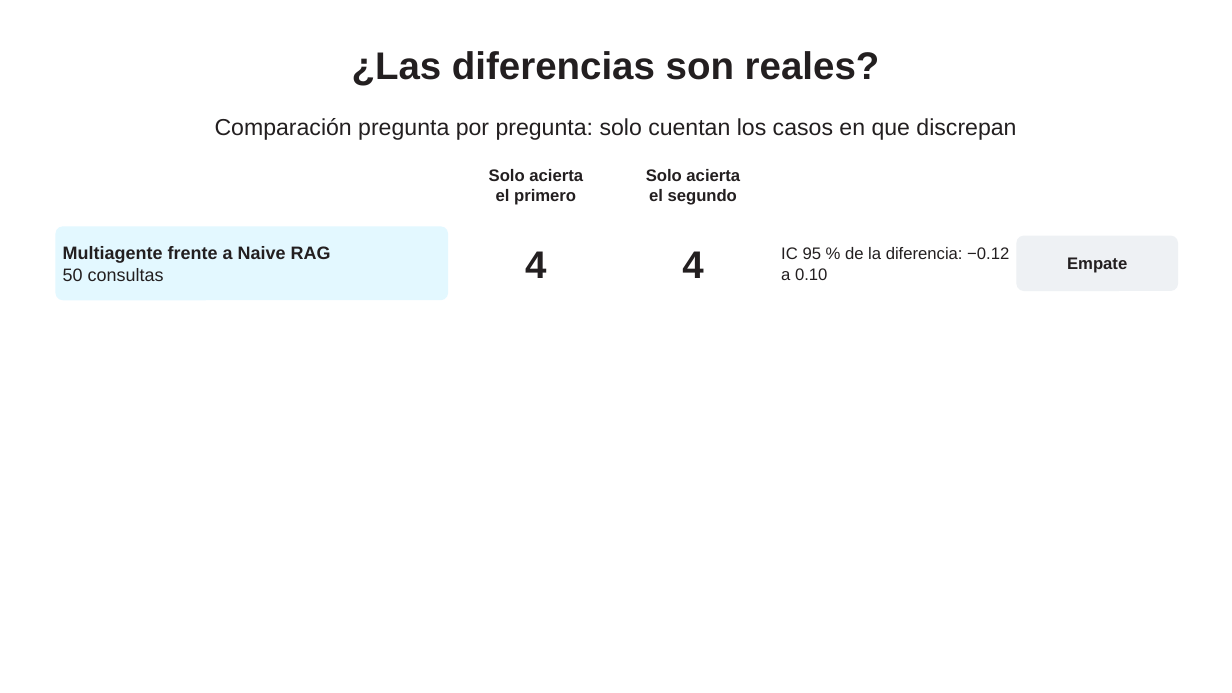
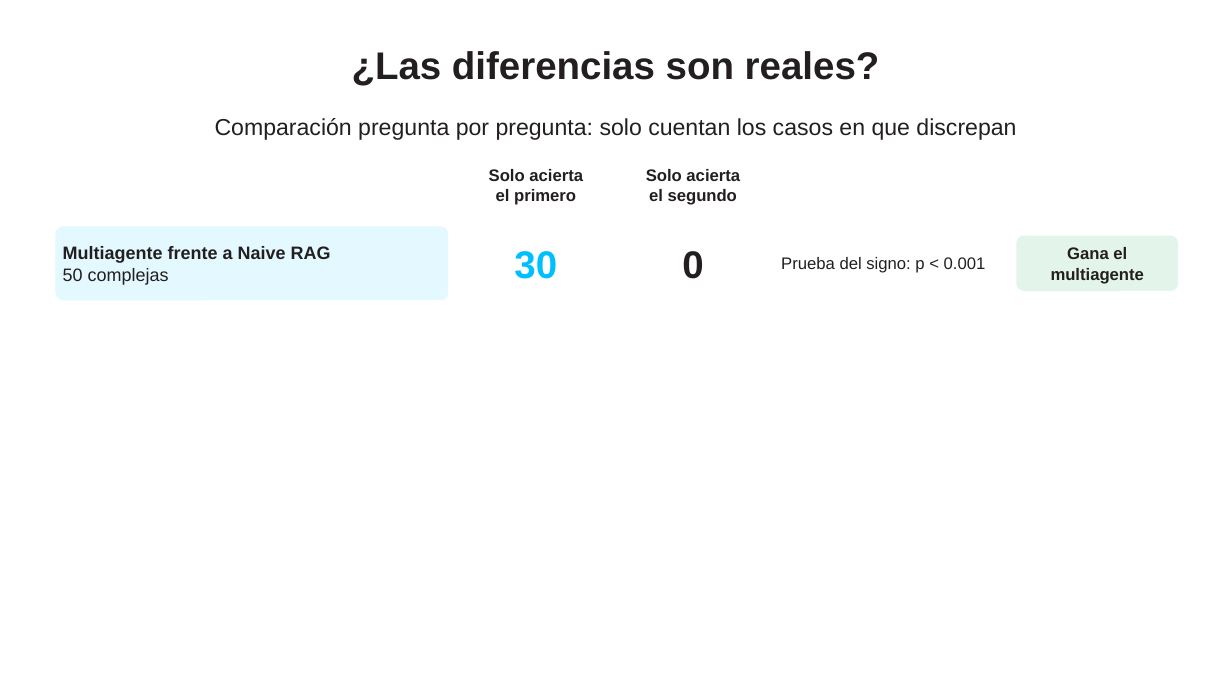
Before and after one commit to ricardoamiel/auditor-react, a slide deck: slide 71 of presentacion/Presentacion_Auditor_ReAct.pptx. Drawn at 1232x693 pixels with LibreOffice and Linux fonts; fonts in the diff are those of the drawing; background and template pictures are left out. Boxes give left, top, right and bottom in pixels: in the first picture for what was removed or moved away, otherwise in the second. Text is boxed around its words. In the diff, an @@ line names an element or a change of style, - is before the commit and + after.

Commit message:
Resultados de las 50 consultas complejas

```diff
--- a/presentacion/Presentacion_Auditor_ReAct.pptx
+++ b/presentacion/Presentacion_Auditor_ReAct.pptx
@@ rounded rectangle "Gana el multiagente" at [1017, 236, 1178, 291]: fill #EEF1F4 to #E3F5EA @@
@@ text in rounded rectangle at [63, 268, 169, 285]: text changed @@
-50 consultas
+50 complejas
@@ text at [514, 251, 557, 279]: text changed; text colour #231F20 to #00BFFF @@
-4
+30
@@ text at [682, 251, 703, 279]: text changed @@
-4
+0
@@ text at [781, 257, 986, 273]: text changed @@
-IC 95 % de la diferencia: −0.12 a 0.10
+Prueba del signo: p < 0.001
@@ text in rounded rectangle at [1051, 247, 1144, 284]: text changed @@
-Empate
+Gana el multiagente
```
Also in this commit, not shown: 27 other slides changed, 30 other files.
